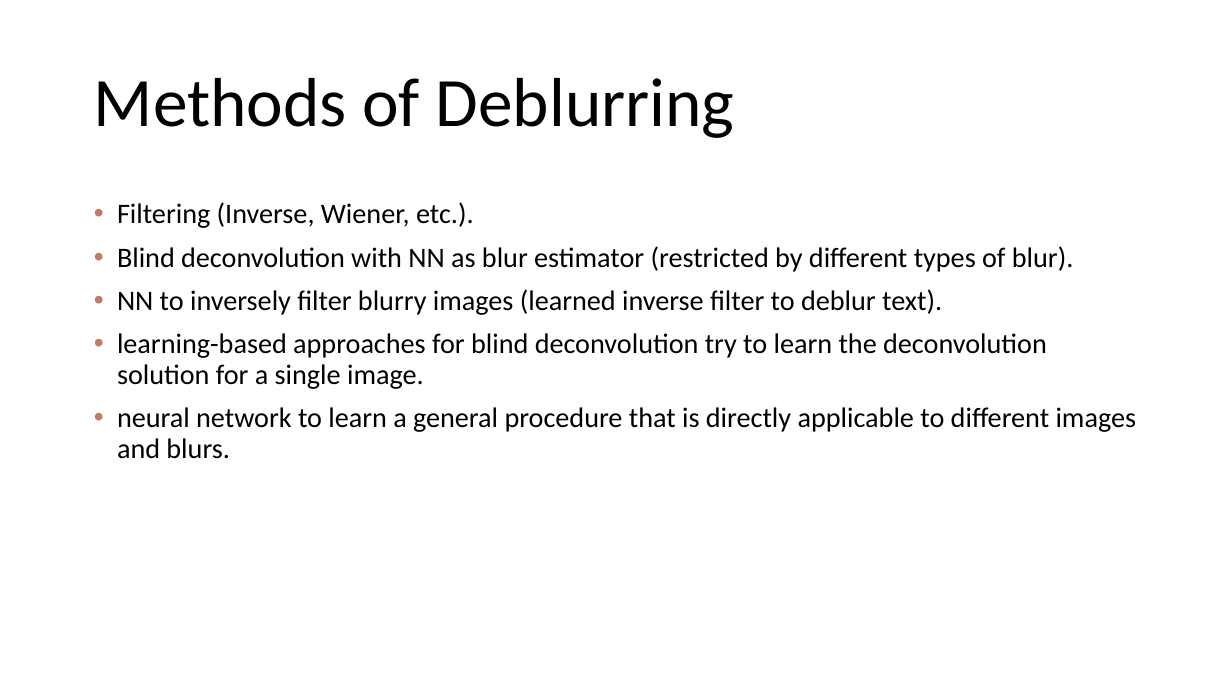
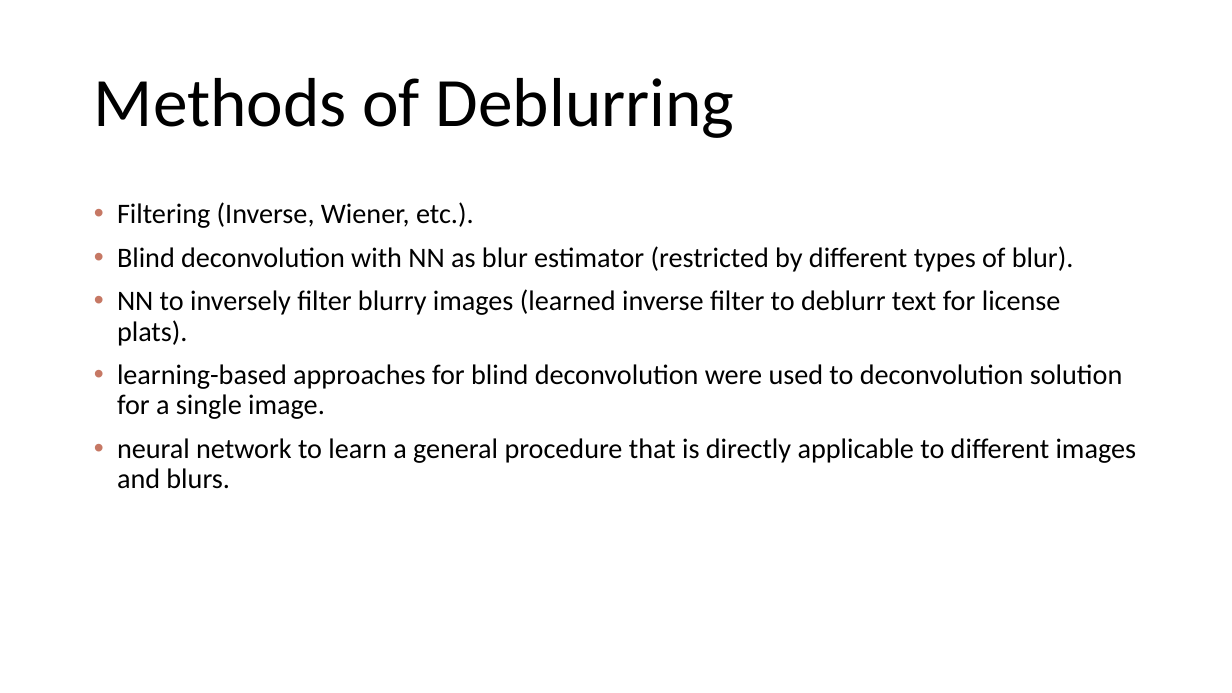
Before and after one commit to Tomlevron/Digital-image-processing, a slide deck: slide 5 of Slideshow/Scale-recurrent network for deblurring.pptx. Drawn at 1232x693 pixels with LibreOffice and Linux fonts; fonts in the diff are those of the drawing. Boxes give left, top, right and bottom in pixels: in the first picture for what was removed or moved away, otherwise in the second. Text is boxed around its words. In the diff, an @@ line names an element or a change of style, - is before the commit and + after.

```diff
--- a/Slideshow/Scale-recurrent network for deblurring.pptx
+++ b/Slideshow/Scale-recurrent network for deblurring.pptx
@@ text at <box>117,289,1123,419</box>: text changed @@
-• NN to inversely filter blurry images (learned inverse filter to deblur text).
-• learning-based approaches for blind deconvolution try to learn the deconvolution solution for a single image.
+• NN to inversely filter blurry images (learned inverse filter to deblurr text for license plats).
+• learning-based approaches for blind deconvolution were used to deconvolution solution for a single image.
```
Also in this commit, not shown: 2 other slides changed, 1 slide added, 1 slide removed.
